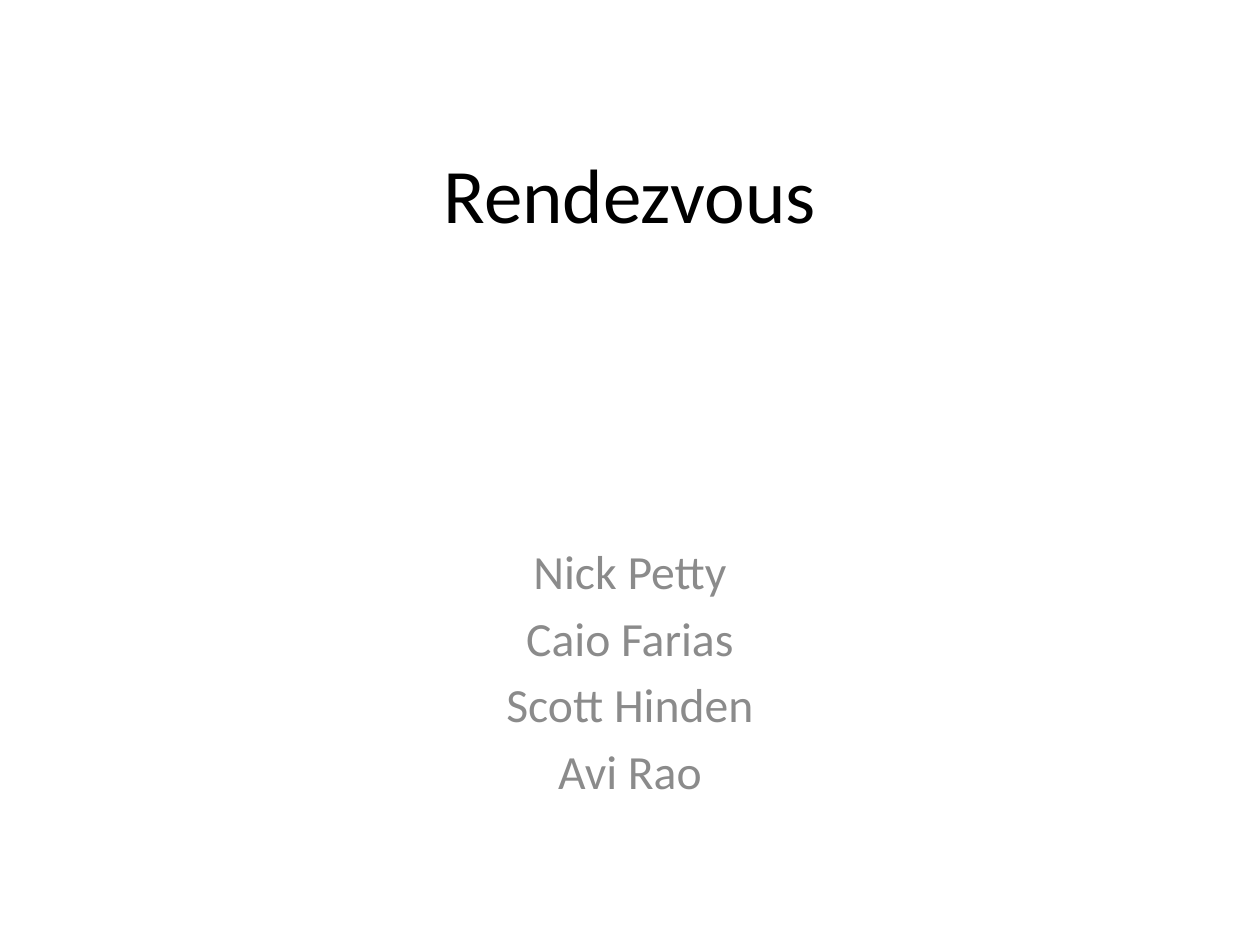
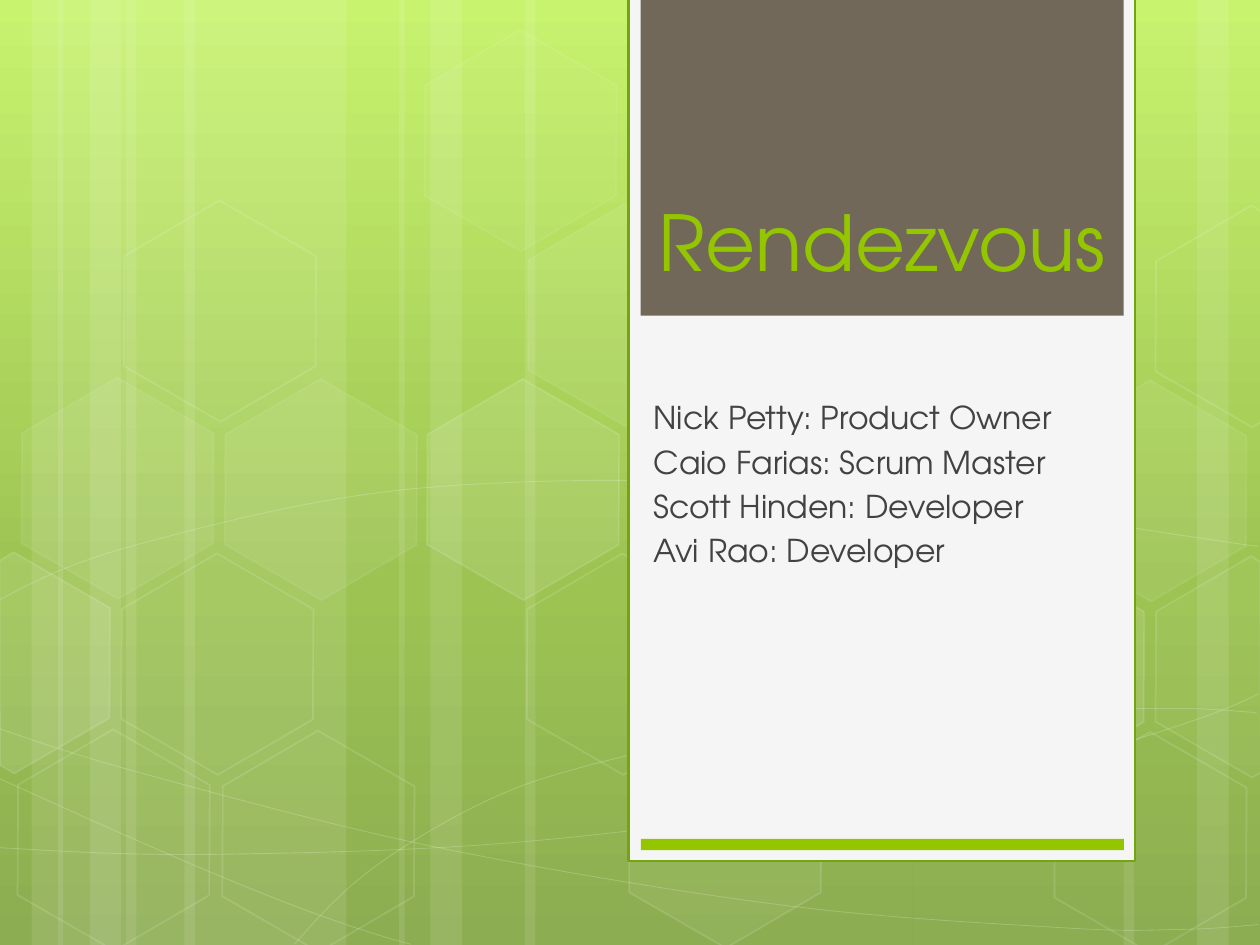
Before and after one commit to Ninjinkai/Couch-Level-Project, a slide deck: slide 1 of Final_Presentation.pptx. Drawn at 1260x945 pixels with LibreOffice and Linux fonts; fonts in the diff are those of the drawing. Boxes give left, top, right and bottom in pixels: in the first picture for what was removed or moved away, otherwise in the second. Text is boxed around its words. In the diff, an @@ line names an element or a change of style, - is before the commit and + after.

```diff
--- a/Final_Presentation.pptx
+++ b/Final_Presentation.pptx
@@ background #FFFFFF to gradient #C3F35F to #93BF3F to #81A53E @@
@@ rectangle added at bbox=[629, 0, 1135, 862], fill #F5F5F5, outline #74A510 1.25 pt @@
@@ rectangle added at bbox=[640, 0, 1123, 316], fill #71685A @@
@@ title "Rendezvous": place and size @@
-title "Rendezvous" at bbox=[444, 169, 816, 224]
+title "Rendezvous" at bbox=[659, 214, 1106, 272]
@@ title "Rendezvous" at bbox=[659, 214, 1106, 272]: font Calibri to TeX Gyre Adventor, text colour #000000 to #94C600; vertical alignment middle to bottom @@
@@ group added at bbox=[0, 0, 1260, 945]: 14 hexagons, 12 rectangles, 8 freeform shapes @@
@@ subtitle at bbox=[654, 405, 1052, 568]: text changed; size 27.2 to 18 pt; font Calibri to TeX Gyre Adventor; text colour #8C8C8C to #424242 @@
-Nick Petty
-Caio Farias
-Scott Hinden
-Avi Rao
+Nick Petty: Product Owner
+Caio Farias: Scrum Master
+Scott Hinden: Developer
+Avi Rao: Developer
@@ rectangle added at bbox=[641, 839, 1124, 850], fill #94C600 @@
```
Also in this commit, not shown: 4 other slides changed, 3 slides added, 1 other file.
